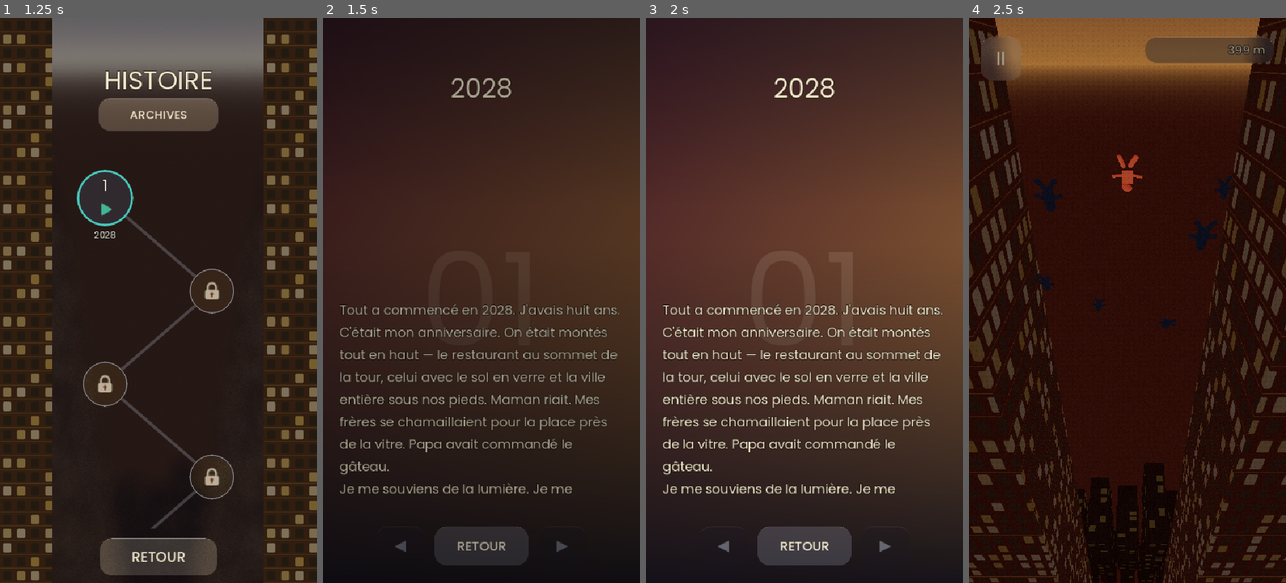
Above: before the commit, frames 1-4 (left to right).
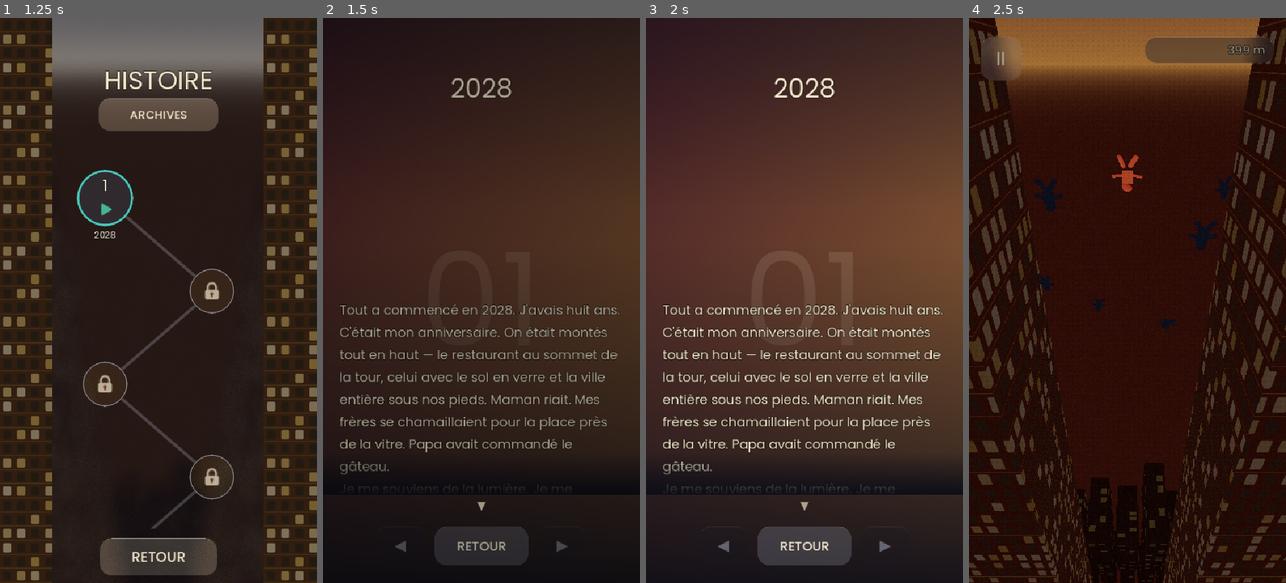
Above: after the commit, the same moments.

Repository: quvntvn/Hyperdive
Game: Godot game, scene res://scenes/ui/main_menu.tscn
The game is run twice, just before and just after one commit, with the same random seed, the same clock (stepped at 60 frames per second) and the same inputs.
Inputs (mouse positions are in pixels of both pictures, inside the frame that each line leads up to):
- Up to frame 1 (1.25 s): tap Enter at 0.5 s; move the mouse to (228, 272) at 0.52 s; hold D (move_right) from 0.53 s (still down); tap 1 at 0.6 s; click (228, 272) at 0.67 s
- Up to frame 2 (1.5 s): release D (move_right) at 1.25 s; click "ARCHIVES" at 1.25 s
- Up to frame 3 (2 s): no input
- Up to frame 4 (2.5 s): click "1" at 2 s

Frame 1 is identical in both runs. In frame 2, 0.8% of the frame differs, in the area x 5-100%, y 78-88%; in frame 3, 2.2%, in the area x 0-100%, y 78-88%; in frame 4, nothing differs.

Commit message:
fix(story): indicateur de scroll dans le lecteur (fondu + chevron)
Quand le texte dépasse la zone visible : fondu transparent->sombre sur
les dernières lignes + chevron pulsant dessous. Visibles uniquement s'il
reste du contenu sous le bord, dans tous les contextes (narration, intro,
outro, galerie) ; disparaissent au bas du scroll.

Co-Authored-By: Claude Fable 5 <noreply@anthropic.com>

Diff:
--- a/hyperdive/scripts/ui/chapter_reader.gd
+++ b/hyperdive/scripts/ui/chapter_reader.gd
@@ -32,6 +32,8 @@
 var _ctx: String = "story"
 var _gallery: Array[int] = []
 var _gallery_index: int = 0
+var _scroll_fade: TextureRect      # fondu bas de zone de texte (signale du contenu en dessous)
+var _scroll_chevron: Label         # chevron ▼ pulsant sous le texte (même signal, plus explicite)
 
 @onready var _image_bg: TextureRect = $ImageBg
 @onready var _placeholder_bg: TextureRect = $PlaceholderBg
@@ -54,6 +56,10 @@
 	$NavBox/BackButton.pressed.connect(_on_back)
 	UIAnimations.wire_buttons(self)
 	UIAnimations.apply_top_safe_area(_title, 24.0)
+	_build_scroll_hint()
+	# Le hint suit le scroll en continu (il disparaît une fois le bas atteint).
+	_text_scroll.get_v_scroll_bar().value_changed.connect(
+		func(_v: float) -> void: _update_scroll_hint())
 
 # === Ouvertures ============================================================================
 
@@ -89,6 +95,7 @@
 	_title.text = ch.get("title", "Chapitre %d" % n)
 	_text.text = ch.get("text", "")
 	_text_scroll.scroll_vertical = 0
+	_refresh_scroll_hint()
 	# Image plein fond si le fichier existe, sinon placeholder dégradé + numéro (jamais cassé).
 	var img_path: String = ch.get("image", "")
 	if img_path != "" and ResourceLoader.exists(img_path):
@@ -176,6 +183,66 @@
 	var t := create_tween()
 	t.tween_property(_fade, "color:a", 1.0, FADE_TIME).set_trans(Tween.TRANS_QUAD)
 	await t.finished
+
+# === Indicateur de scroll ==================================================================
+# Sur les chapitres longs, le texte est coupé et rien n'indiquait qu'on peut scroller (on
+# ratait la fin sans le savoir). Deux signaux discrets, valables dans TOUS les contextes
+# (narration/intro/outro/galerie) : un FONDU vers le sombre plaqué sur le bas de la zone de
+# texte + un chevron ▼ à pulsation douce dessous. Les deux ne sont visibles que s'il reste
+# du contenu sous le bord, et s'effacent dès qu'on atteint le bas du scroll.
+
+func _build_scroll_hint() -> void:
+	# Fondu : dégradé transparent → sombre PAR-DESSUS les dernières lignes (inséré juste après
+	# TextScroll dans l'ordre de dessin → au-dessus du texte, sous les boutons et le Fade).
+	_scroll_fade = TextureRect.new()
+	_scroll_fade.texture = _vertical_gradient(Color(DARK, 0.0), Color(DARK, 0.95))
+	_scroll_fade.expand_mode = TextureRect.EXPAND_IGNORE_SIZE
+	_scroll_fade.mouse_filter = Control.MOUSE_FILTER_IGNORE
+	_scroll_fade.visible = false
+	# Calé sur le BAS de TextScroll (ancré bas d'écran, bottom = -150 comme le .tscn).
+	_scroll_fade.anchor_top = 1.0
+	_scroll_fade.anchor_bottom = 1.0
+	_scroll_fade.anchor_right = 1.0
+	_scroll_fade.offset_top = -222.0
+	_scroll_fade.offset_bottom = -150.0
+	add_child(_scroll_fade)
+	move_child(_scroll_fade, _text_scroll.get_index() + 1)
+
+	_scroll_chevron = Label.new()
+	_scroll_chevron.text = "▼"
+	_scroll_chevron.horizontal_alignment = HORIZONTAL_ALIGNMENT_CENTER
+	_scroll_chevron.add_theme_font_size_override("font_size", 20)
+	_scroll_chevron.add_theme_color_override("font_color", Color(0.957, 0.914, 0.804))
+	_scroll_chevron.mouse_filter = Control.MOUSE_FILTER_IGNORE
+	_scroll_chevron.visible = false
+	# Dans la fine bande entre le bas du texte (-150) et le bouton d'action (-96).
+	_scroll_chevron.anchor_top = 1.0
+	_scroll_chevron.anchor_bottom = 1.0
+	_scroll_chevron.anchor_right = 1.0
+	_scroll_chevron.offset_top = -146.0
+	_scroll_chevron.offset_bottom = -110.0
+	add_child(_scroll_chevron)
+	move_child(_scroll_chevron, _text_scroll.get_index() + 2)
+	# Pulsation douce en boucle (respiration, pas un clignotement). Tourne même caché : coût
+	# nul (un float), et le chevron réapparaît toujours en phase.
+	var tw := create_tween().set_loops()
+	tw.tween_property(_scroll_chevron, "modulate:a", 0.35, 0.8).set_trans(Tween.TRANS_SINE)
+	tw.tween_property(_scroll_chevron, "modulate:a", 0.95, 0.8).set_trans(Tween.TRANS_SINE)
+
+# La hauteur réelle du label (autowrap) n'est connue qu'après une frame de layout → on
+# diffère la première évaluation (appelé à chaque _show_content, donc aussi en galerie).
+func _refresh_scroll_hint() -> void:
+	await get_tree().process_frame
+	_update_scroll_hint()
+
+func _update_scroll_hint() -> void:
+	if _scroll_fade == null:
+		return
+	var bar: VScrollBar = _text_scroll.get_v_scroll_bar()
+	# Reste-t-il du contenu sous le bord bas ? (marge 4 px : tolérance d'arrondi)
+	var more: bool = bar.max_value - bar.page - bar.value > 4.0
+	_scroll_fade.visible = more
+	_scroll_chevron.visible = more
 
 # === Dégradés ==============================================================================
 
